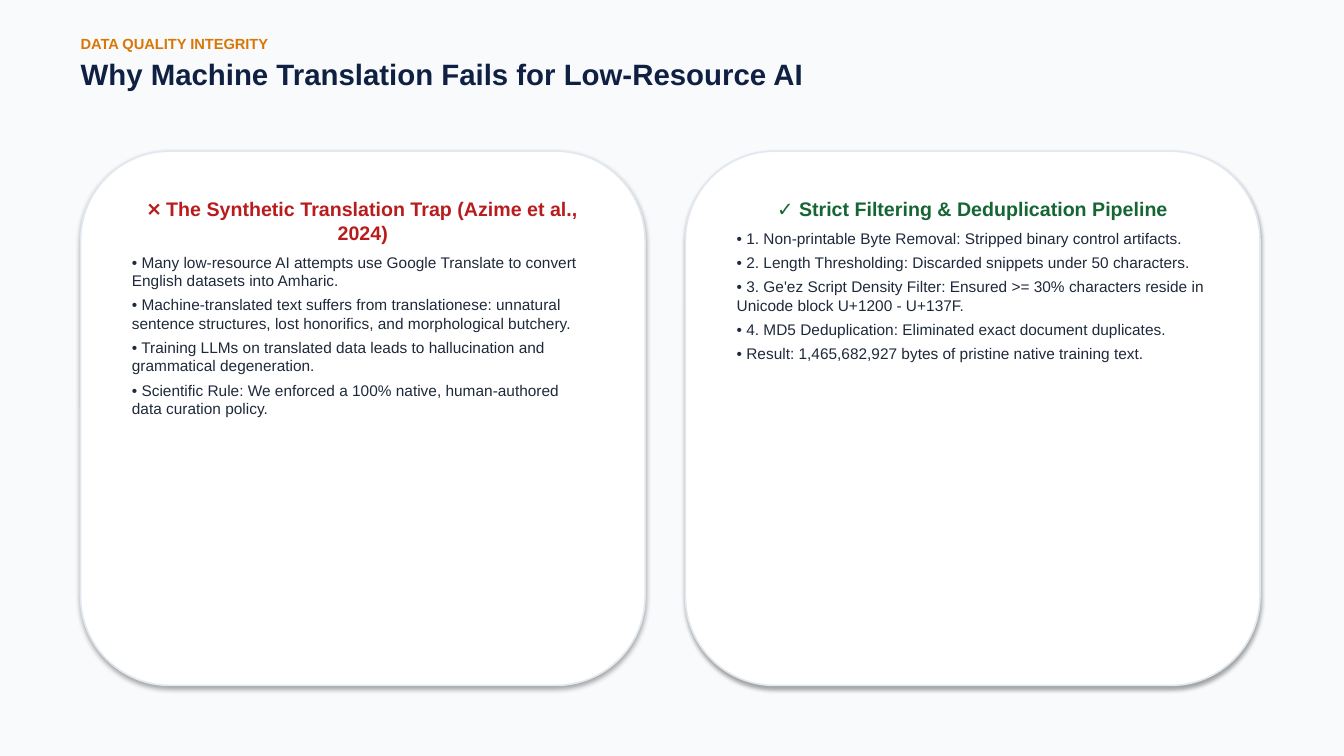
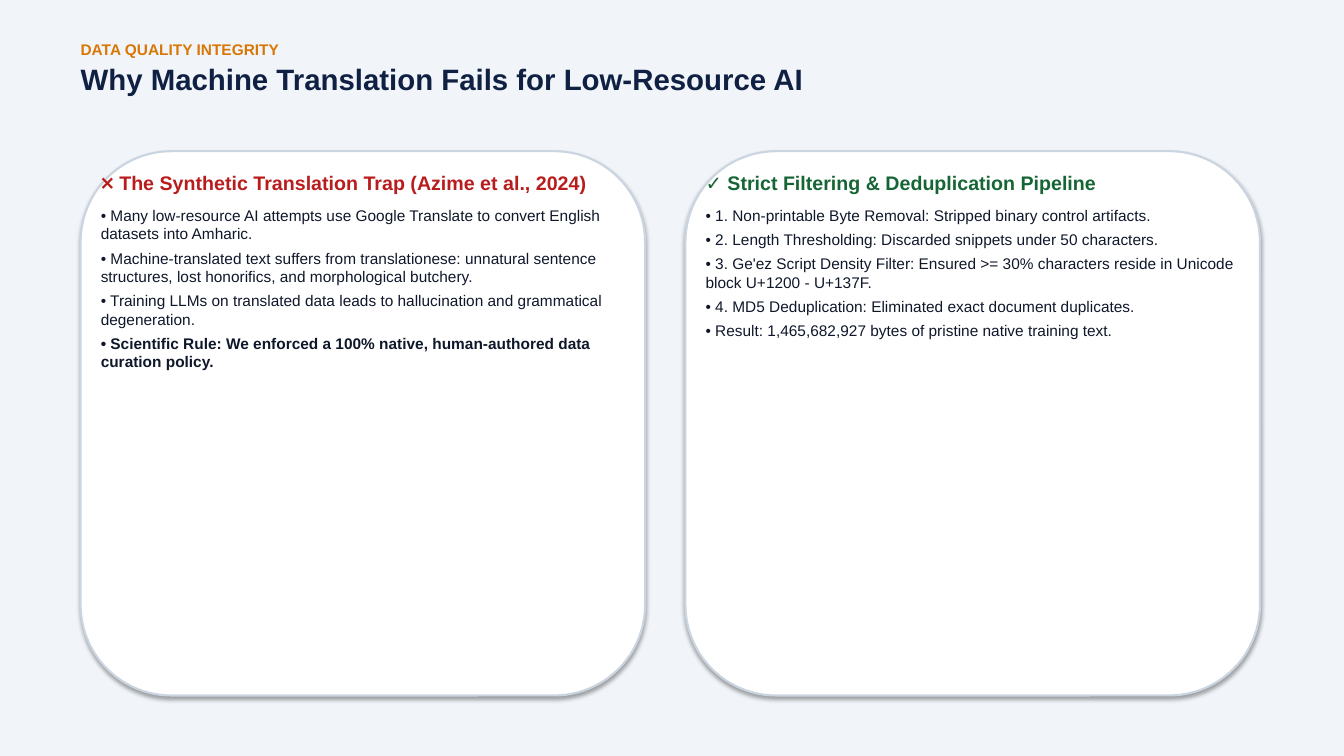
Before and after one commit to BekiChemeda/ML-Research, a slide deck: slide 4 of AMHARIC_MAMBA_PRESENTATION.pptx. Drawn at 1344x756 pixels with LibreOffice and Linux fonts; fonts in the diff are those of the drawing. Boxes give left, top, right and bottom in pixels: in the first picture for what was removed or moved away, otherwise in the second. Text is boxed around its words. In the diff, an @@ line names an element or a change of style, - is before the commit and + after.

Commit message:
Fix text rendering across all 31 slides in PPTX and PDF

```diff
--- a/AMHARIC_MAMBA_PRESENTATION.pptx
+++ b/AMHARIC_MAMBA_PRESENTATION.pptx
@@ background #F8FAFC to #F1F5F9 @@
@@ text at bbox=[81, 44, 279, 58]: size 10.5 to 11 pt in "DATA QUALITY INTEGRITY" @@
@@ rounded rectangle: place and size @@
-rounded rectangle at bbox=[81, 151, 645, 686]
+rounded rectangle at bbox=[81, 151, 645, 696]
@@ rounded rectangle at bbox=[81, 151, 645, 696]: outline #E2E8F0 1.2 pt to #CBD5E1 1.5 pt @@
@@ text added at bbox=[101, 175, 602, 371], 11 pt, text #0F172A @@
+❌ The Synthetic Translation Trap (Azime et al., 2024)
+• Many low-resource AI attempts use Google Translate to convert English datasets into Amharic.
+• Machine-translated text suffers from translationese: unnatural sentence structures, lost honorifics, and morphological butchery.
+• Training LLMs on translated data leads to hallucination and grammatical degeneration.
+• Scientific Rule: We enforced a 100% native, human-authored data curation policy.
@@ rounded rectangle added at bbox=[686, 151, 1260, 696], fill #FFFFFF, outline #CBD5E1 1.5 pt @@
@@ text "✓ Strict Filtering & Deduplication ...": place and size @@
-text "✓ Strict Filtering & Deduplication ..." at bbox=[686, 151, 1260, 686]
+text "✓ Strict Filtering & Deduplication ..." at bbox=[706, 175, 1234, 339]
@@ text "✓ Strict Filtering & Deduplication ..." at bbox=[706, 175, 1234, 339]: text colour #1E293B to #0F172A in "• 1. Non-printable Byte Removal: Stripped binary ...", "• 2. Length Thresholding: Discarded snippets under ...", "• 3. Ge'ez Script Density Filter: Ensured ...", "• 4. MD5 Deduplication: Eliminated exact document ..." and 1 more places; alignment centre to left; more space between paragraphs; fill #FFFFFF to none; outline #E2E8F0 1.2 pt to none; shadow off @@
@@ text in rounded rectangle at bbox=[132, 201, 577, 417]: text removed @@
-❌ The Synthetic Translation Trap (Azime et al., 2024)
-• Many low-resource AI attempts use Google Translate to convert English datasets into Amharic.
-• Machine-translated text suffers from translationese: unnatural sentence structures, lost honorifics, and morphological butchery.
-• Training LLMs on translated data leads to hallucination and grammatical degeneration.
-• Scientific Rule: We enforced a 100% native, human-authored data curation policy.
```
Also in this commit, not shown: 29 other slides changed, 1 other file.
